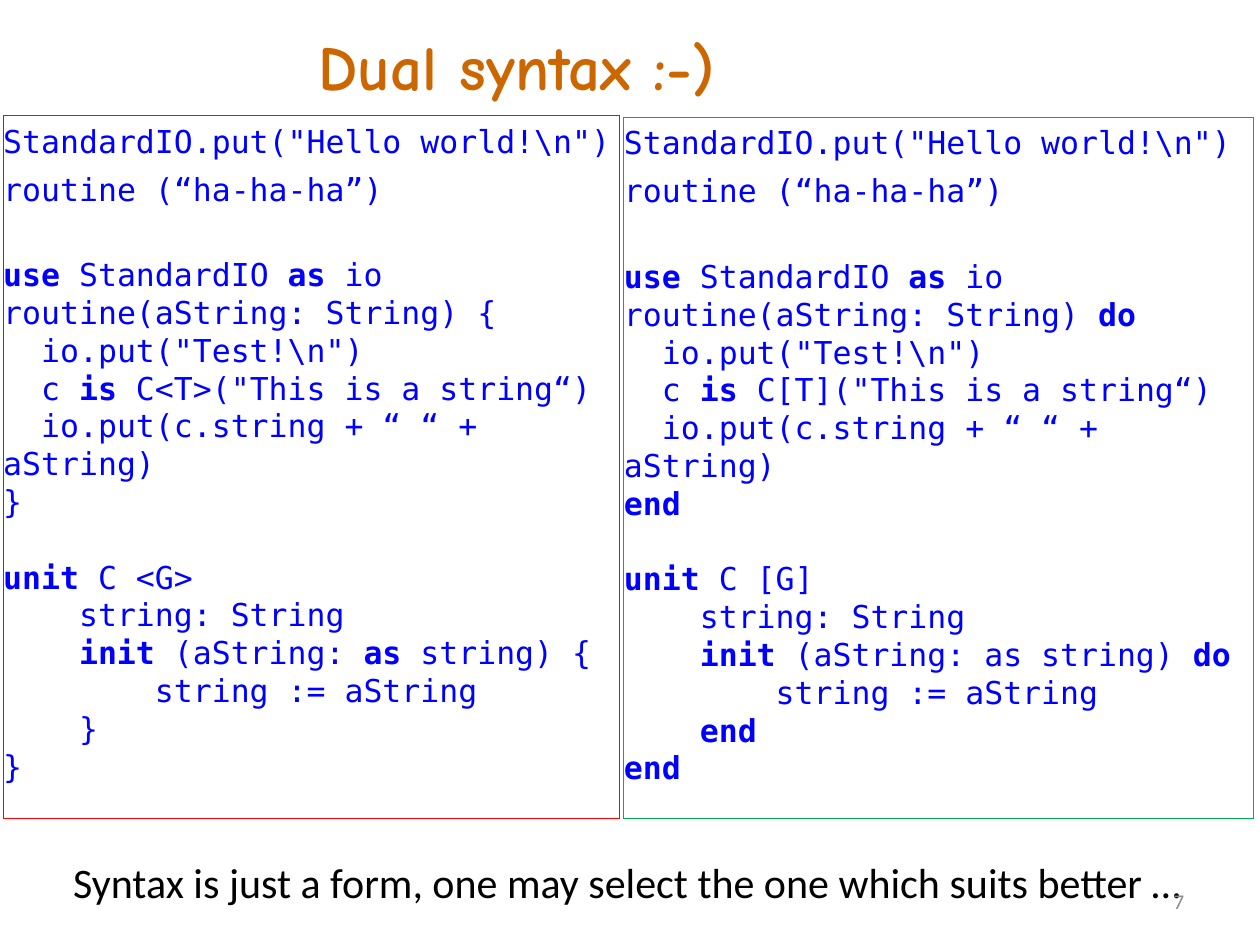
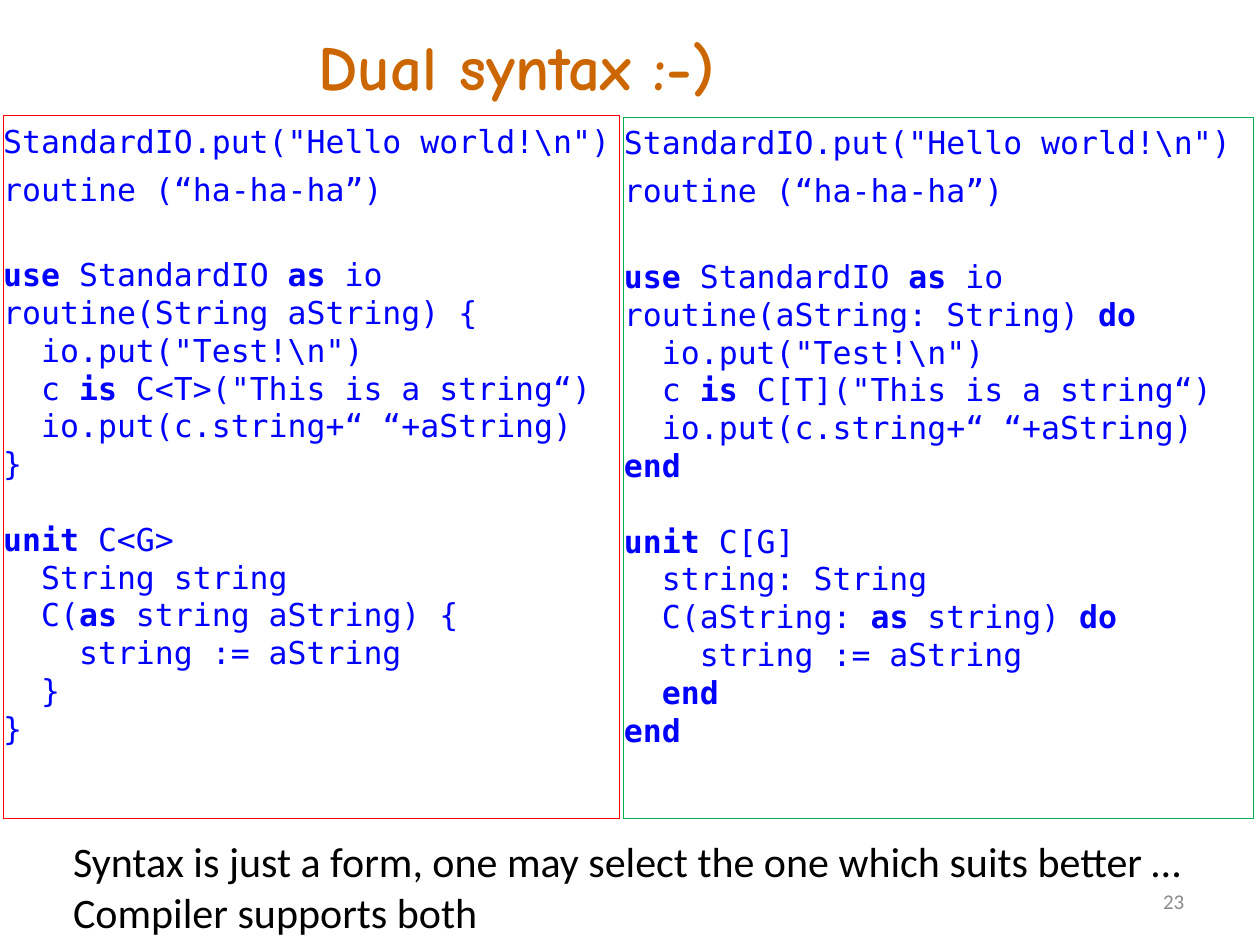
Before and after one commit to akanatov/SLang-, a slide deck: slide 23 of Docs/SLang E# 2022.pptx (slide 7 before the commit). Drawn at 1260x945 pixels with LibreOffice and Linux fonts; fonts in the diff are those of the drawing. Boxes give left, top, right and bottom in pixels: in the first picture for what was removed or moved away, otherwise in the second. Text is boxed around its words. In the diff, an @@ line names an element or a change of style, - is before the commit and + after.

Commit message:
Core is parsed fully again with Cardinal in it. Syntax is updated as well

```diff
--- a/Docs/SLang E# 2022.pptx
+++ b/Docs/SLang E# 2022.pptx
@@ text in rectangle at [3, 260, 591, 671]: text changed @@
-use StandardIO as io
-routine(aString: String) {
-io.put("Test!\n")
-c is C<T>("This is a string“)
-io.put(c.string + “ “ + aString)
-}
-unit C <G>
-string: String
-init (aString: as string) {
-string := aString
-}
-}
+use StandardIO as io
+routine(String aString) {
+io.put("Test!\n")
+c is C<T>("This is a string“)
+io.put(c.string+“ “+aString)
+}
+unit C<G>
+String string
+C(as string aString) {
+string := aString
+}
+}
@@ text in rectangle at [624, 264, 1212, 743]: text changed @@
-use StandardIO as io
-routine(aString: String) do
-io.put("Test!\n")
-c is C[T]("This is a string“)
-io.put(c.string + “ “ + aString)
-end
-unit C [G]
-string: String
-init (aString: as string) do
-string := aString
-end
-end
+use StandardIO as io
+routine(aString: String) do
+io.put("Test!\n")
+c is C[T]("This is a string“)
+io.put(c.string+“ “+aString)
+end
+unit C[G]
+string: String
+C(aString: as string) do
+string := aString
+end
+end
@@ text at [73, 847, 1142, 935]: text changed @@
-Syntax is just a form, one may select the one which suits better …
+Syntax is just a form, one may select the one which suits better … Compiler supports both
@@ page number at [1163, 895, 1184, 909]: text changed @@
-7
+23
```
Also in this commit, not shown: 18 other slides changed, 17 slides added, 4 slides removed, 8 other files.
